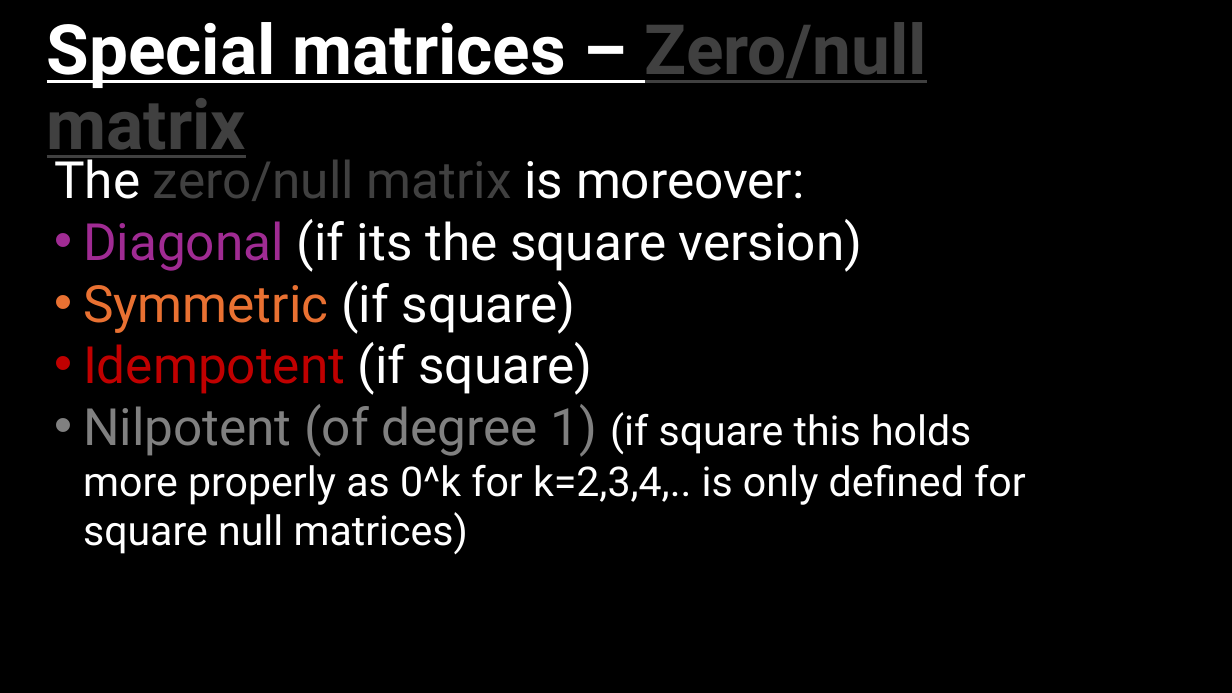
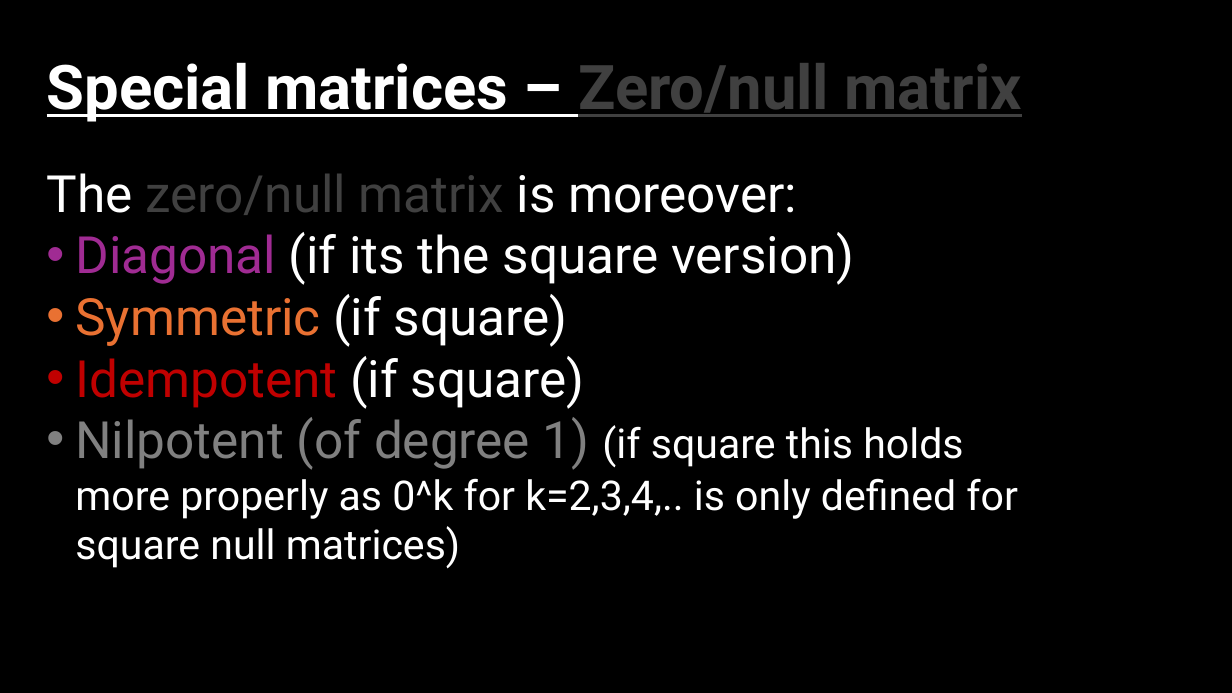
Before and after one commit to medemaka/hurlesmathsexplainedbadly, a slide deck: slide 24 of linear-algebra/mtd&smv/MTD&SMV.pptx. Drawn at 1232x693 pixels with LibreOffice and Linux fonts; fonts in the diff are those of the drawing. Boxes give left, top, right and bottom in pixels: in the first picture for what was removed or moved away, otherwise in the second. Text is boxed around its words. In the diff, an @@ line names an element or a change of style, - is before the commit and + after.

```diff
--- a/linear-algebra/mtd&smv/MTD&SMV.pptx
+++ b/linear-algebra/mtd&smv/MTD&SMV.pptx
@@ title "Special matrices – Zero/null matrix" at box(47, 62, 1022, 122): size 54 to 48 pt @@
@@ text "The zero/null matrix is moreover:": place and size @@
-text "The zero/null matrix is moreover:" at box(54, 155, 1026, 554)
+text "The zero/null matrix is moreover:" at box(46, 173, 1018, 569)
```
Also in this commit, not shown: 1 other slide changed.
